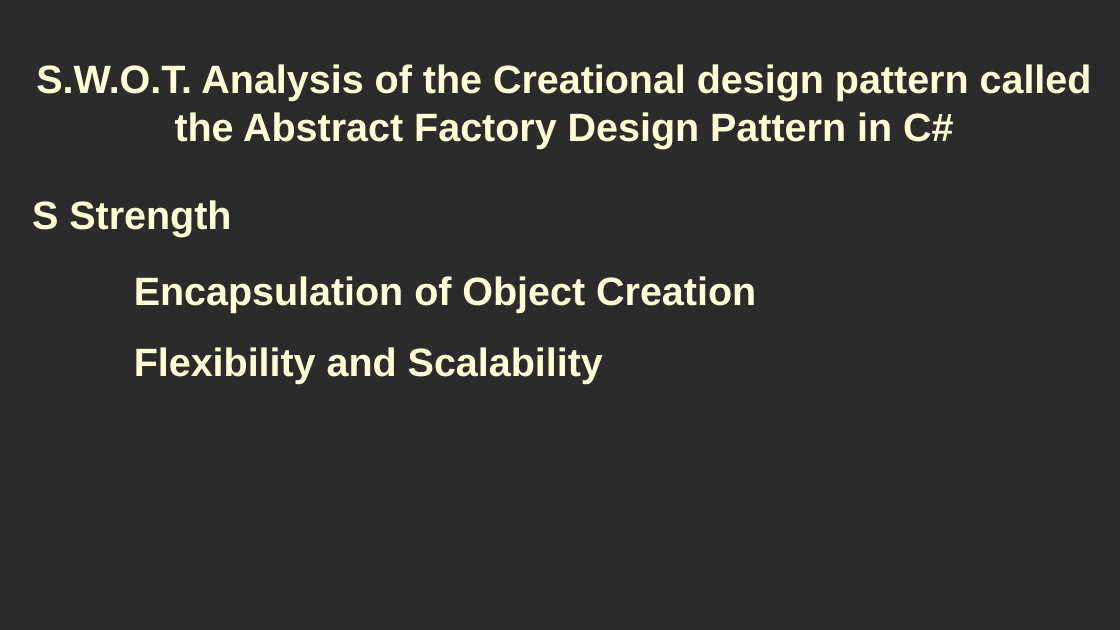
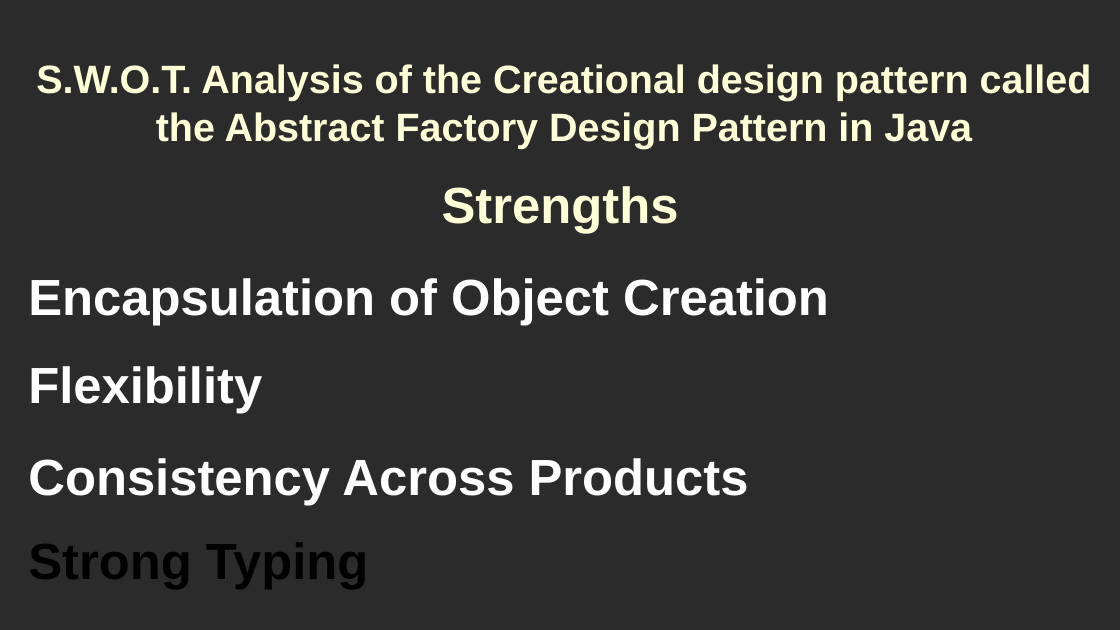
Before and after one commit to RayAndrade/JavaStudy, a slide deck: slide 8 of Creational/AbstractFactory/swot/swot.odp (slide 5 before the commit). Drawn at 1120x630 pixels with LibreOffice and Linux fonts; fonts in the diff are those of the drawing; background and template pictures are left out; a plain dark background stands for a picture behind light text. Boxes give left, top, right and bottom in pixels: in the first picture for what was removed or moved away, otherwise in the second. Text is boxed around its words. In the diff, an @@ line names an element or a change of style, - is before the commit and + after.

```diff
--- a/Creational/AbstractFactory/swot/swot.odp
+++ b/Creational/AbstractFactory/swot/swot.odp
@@ title at <box>36,64,1092,148</box>: text changed @@
-S.W.O.T. Analysis of the Creational design pattern called the Abstract Factory Design Pattern in C#
+S.W.O.T. Analysis of the Creational design pattern called the Abstract Factory Design Pattern in Java
@@ title removed at <box>32,200,231,237</box> @@
-S Strength
@@ title added at <box>442,186,679,234</box>, 36 pt, text #FFFFD7, bold @@
+Strengths
@@ title "Encapsulation of Object Creation" at <box>28,278,829,326</box>: size 28 to 36 pt, text colour #FFFFD7 to #FFFFFF @@
@@ title at <box>28,366,262,414</box>: text changed; size 28 to 36 pt; text colour #FFFFD7 to #FFFFFF @@
-Flexibility and Scalability
+Flexibility
@@ title added at <box>28,458,749,505</box>, 36 pt, text #FFFFFF, bold @@
+Consistency Across Products
@@ title added at <box>28,543,368,589</box>, 36 pt, text #000000, bold @@
+Strong Typing
```
Also in this commit, not shown: 19 other slides changed, 6 slides added, 36 other files.
